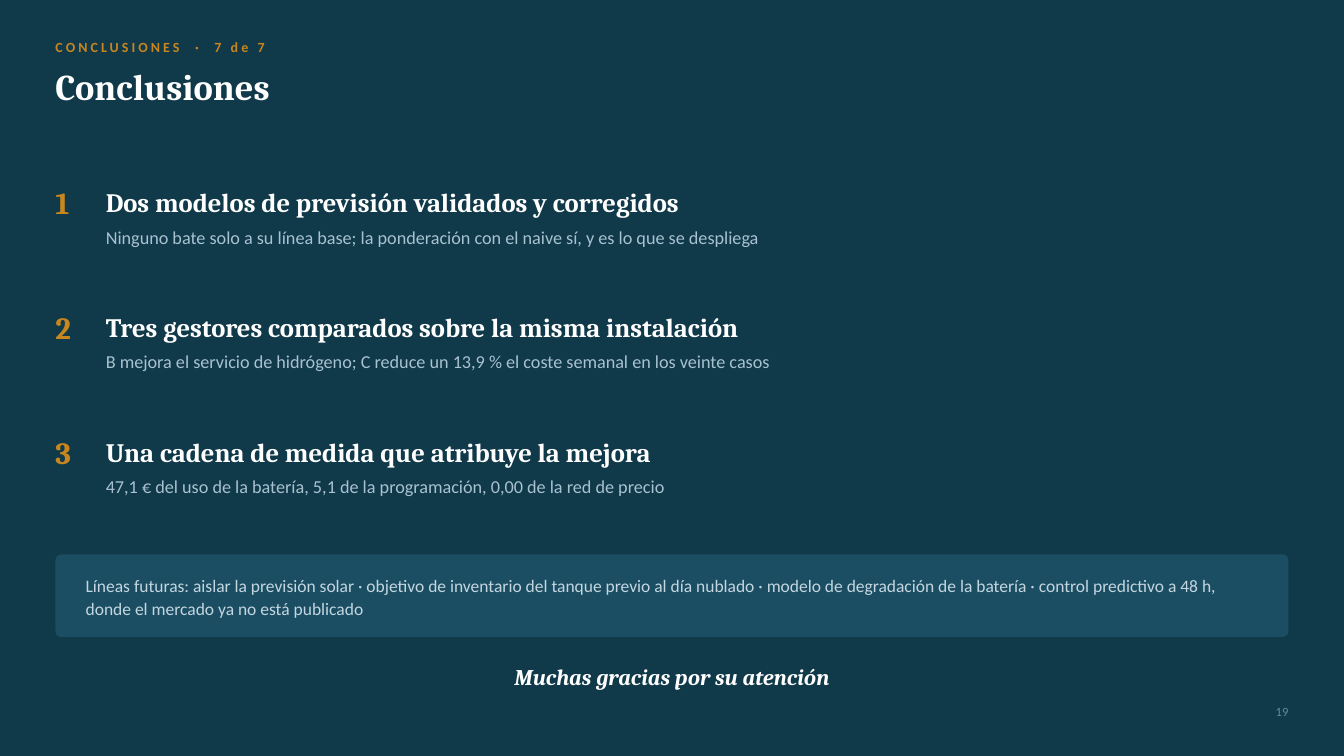
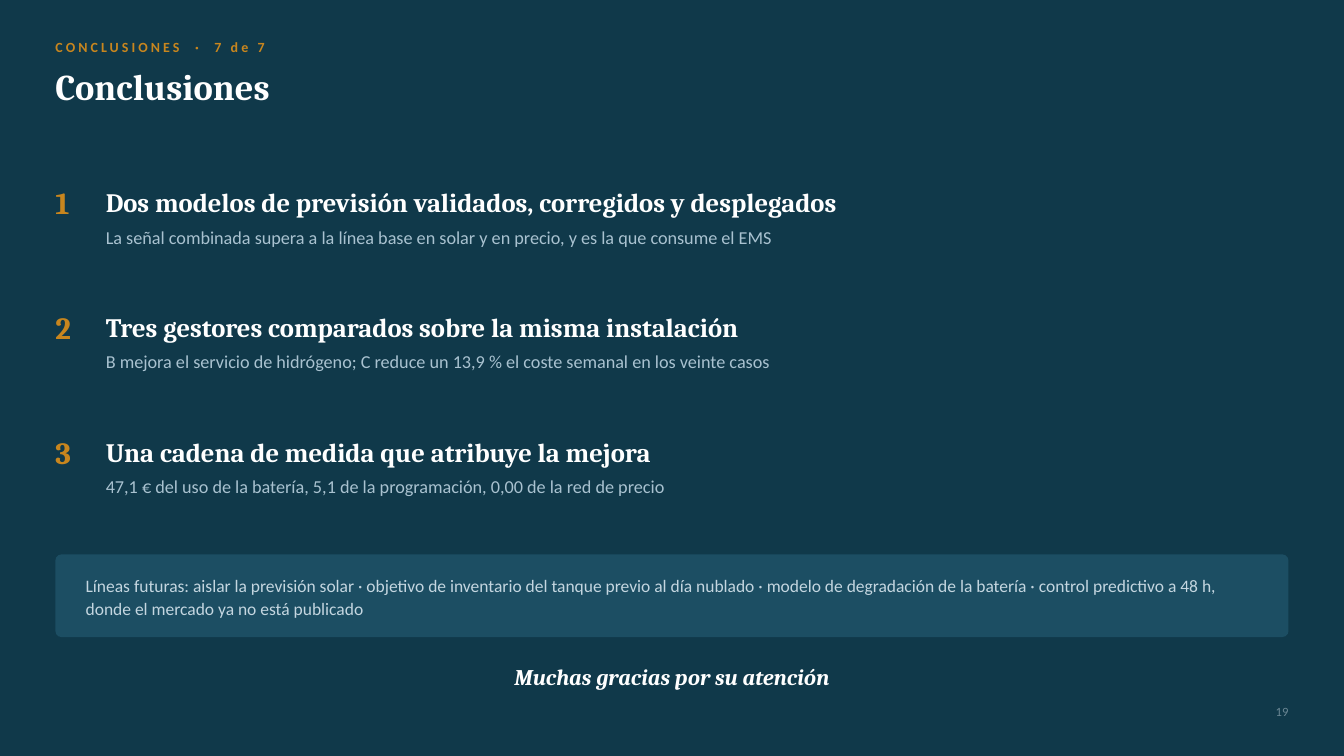
Before and after one commit to FerXxk/multi-energy-station-ems, a slide deck: slide 19 of defensa/OASIS_defensa_TFG.pptx. Drawn at 1344x756 pixels with LibreOffice and Linux fonts; fonts in the diff are those of the drawing. Boxes give left, top, right and bottom in pixels: in the first picture for what was removed or moved away, otherwise in the second. Text is boxed around its words. In the diff, an @@ line names an element or a change of style, - is before the commit and + after.

```diff
--- a/defensa/OASIS_defensa_TFG.pptx
+++ b/defensa/OASIS_defensa_TFG.pptx
@@ text at [106, 193, 837, 218]: text changed @@
-Dos modelos de previsión validados y corregidos
+Dos modelos de previsión validados, corregidos y desplegados
@@ text at [106, 231, 772, 247]: text changed @@
-Ninguno bate solo a su línea base; la ponderación con el naive sí, y es lo que se despliega
+La señal combinada supera a la línea base en solar y en precio, y es la que consume el EMS
```
Also in this commit, not shown: 6 other slides changed, 1 slide removed, 3 other files.
